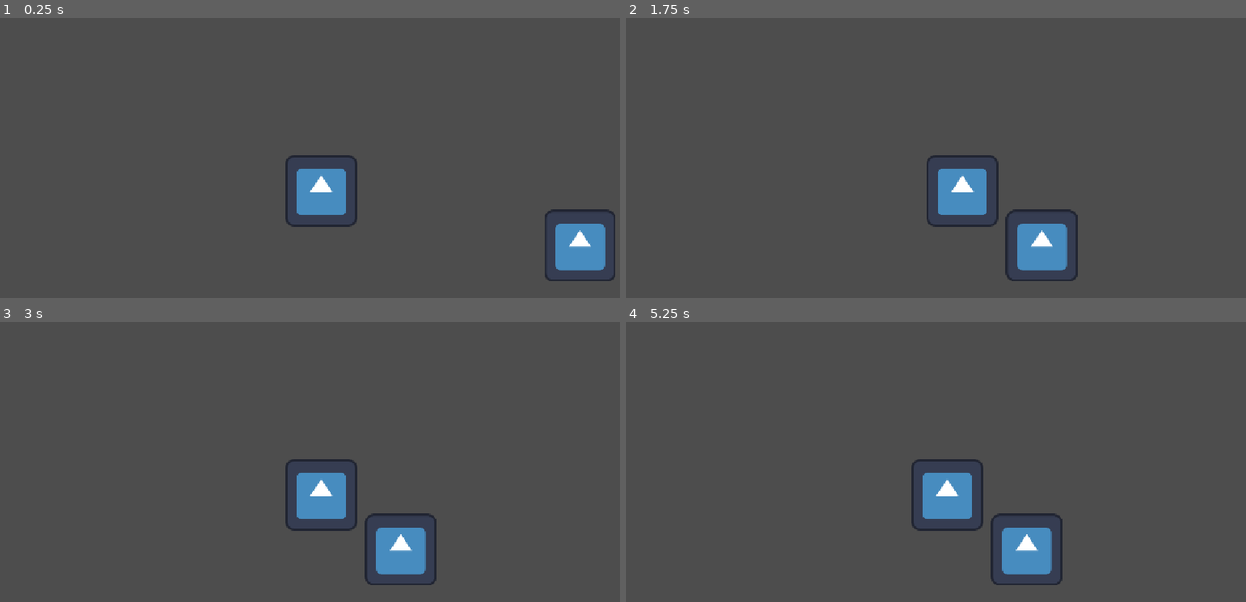
Above: before the commit, frames 1-4 (two rows, left to right).
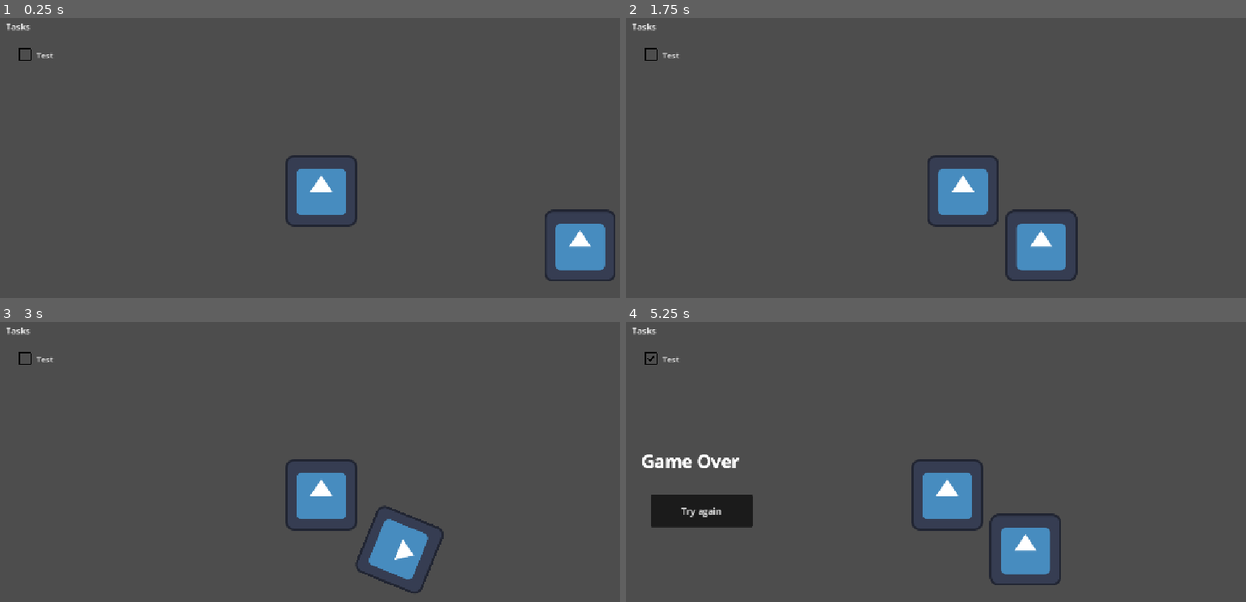
Above: after the commit, the same moments.

Repository: CaueAnjos/Ordinary
Game: Godot game, scene res://scenes/maps/testmap.tscn
The game is run twice, just before and just after one commit, with the same random seed, the same clock (stepped at 60 frames per second) and the same inputs. The engine's default icon, where the game draws it, is replaced by a stand-in: a white triangle on a blue panel in a dark square.
Inputs:
- Up to frame 1 (0.25 s): no input
- Up to frame 2 (1.75 s): tap Enter at 0.5 s; hold E (Interact) 0.53-1.28 s; hold D (MoveRight) from 0.53 s (still down); tap E (Interact) at 1.35 s
- Up to frame 3 (3 s): release D (MoveRight) at 2.03 s; hold E (Interact) 2.03-2.78 s; hold A (MoveLeft) from 2.03 s (still down); tap W (MoveFoward) at 2.1 s; tap E (Interact) at 2.85 s
- Up to frame 4 (5.25 s): release A (MoveLeft) at 3.53 s; hold S (MoveBackward) 3.53-4.28 s; hold E (Interact) 3.53-4.28 s; hold D (MoveRight) from 4.28 s (still down); tap W (MoveFoward) at 4.35 s; tap E (Interact) at 4.55 s; hold E (Interact) from 5.03 s (still down)

The runs differ from the first frame. In frame 1, 0.1% of the frame differs, in the area x 1-9%, y 2-16%; in frame 2, 0.3%; in frame 3, 1.3%; in frame 4, 2.8%, in the area x 1-71%, y 2-94%.

Commit message:
add game over screen, task list, and game manager

Diff:
--- /dev/null
+++ b/src/Ordinary/assets/checkbox-checked-svgrepo-com.svg
@@ -0,0 +1,2 @@
+<?xml version="1.0" encoding="utf-8"?><!-- Uploaded to: SVG Repo, www.svgrepo.com, Generator: SVG Repo Mixer Tools -->
+<svg fill="#000000" width="800px" height="800px" viewBox="0 0 32 32" id="icon" xmlns="http://www.w3.org/2000/svg"><defs><style>.cls-1{fill:none;}</style></defs><title>checkbox--checked</title><path d="M26,4H6A2,2,0,0,0,4,6V26a2,2,0,0,0,2,2H26a2,2,0,0,0,2-2V6A2,2,0,0,0,26,4ZM6,26V6H26V26Z"/><polygon points="14 21.5 9 16.54 10.59 15 14 18.35 21.41 11 23 12.58 14 21.5"/><rect id="_Transparent_Rectangle_" data-name="&lt;Transparent Rectangle&gt;" class="cls-1" width="32" height="32"/></svg>
--- /dev/null
+++ b/src/Ordinary/assets/checkbox-svgrepo-com.svg
@@ -0,0 +1,2 @@
+<?xml version="1.0" encoding="utf-8"?><!-- Uploaded to: SVG Repo, www.svgrepo.com, Generator: SVG Repo Mixer Tools -->
+<svg fill="#000000" width="800px" height="800px" viewBox="0 0 32 32" id="icon" xmlns="http://www.w3.org/2000/svg"><defs><style>.cls-1{fill:none;}</style></defs><title>checkbox</title><path d="M26,4H6A2,2,0,0,0,4,6V26a2,2,0,0,0,2,2H26a2,2,0,0,0,2-2V6A2,2,0,0,0,26,4ZM6,26V6H26V26Z"/><rect id="_Transparent_Rectangle_" data-name="&lt;Transparent Rectangle&gt;" class="cls-1" width="32" height="32"/></svg>
--- a/src/Ordinary/project.godot
+++ b/src/Ordinary/project.godot
@@ -18,6 +18,7 @@
 [autoload]
 
 GameState="*uid://bduaqqfnki8ps"
+GameManager="*uid://c68rks346hk6w"
 
 [display]
 
--- /dev/null
+++ b/src/Ordinary/scenes/GameManager.tscn
@@ -0,0 +1,7 @@
+[gd_scene format=3 uid="uid://c68rks346hk6w"]
+
+[ext_resource type="Script" uid="uid://bil6le7pn73q" path="res://scripts/game_manager.gd" id="1_fxwef"]
+
+[node name="MyGameManager" type="Node" unique_id=1890359083]
+script = ExtResource("1_fxwef")
+metadata/_custom_type_script = "uid://bil6le7pn73q"
--- a/src/Ordinary/scenes/GameState.tscn
+++ b/src/Ordinary/scenes/GameState.tscn
@@ -4,6 +4,10 @@
 
 [node name="GameState" type="Node" unique_id=1226513125]
 script = ExtResource("1_si82d")
+tasks = Dictionary[String, bool]({
+"Test": false
+})
 metadata/_custom_type_script = "uid://bwphehq5askch"
 
 [connection signal="exhaustion_reaches_max" from="." to="." method="_on_exhaustion_reaches_max"]
+[connection signal="win_game" from="." to="." method="_on_win_game"]
--- /dev/null
+++ b/src/Ordinary/scenes/TaskInteractable.tscn
@@ -0,0 +1,80 @@
+[gd_scene format=3 uid="uid://dyepwuw7xcahs"]
+
+[ext_resource type="Script" uid="uid://c416bt6tfeq0w" path="res://scripts/task_interactable.gd" id="1_myo8c"]
+[ext_resource type="Script" uid="uid://d18tdseuxi7lt" path="res://scripts/interactable.gd" id="1_ph6gn"]
+[ext_resource type="Texture2D" uid="uid://d12qp7pbvcmu2" path="res://icon.svg" id="2_atils"]
+
+[sub_resource type="RectangleShape2D" id="RectangleShape2D_mgnd1"]
+size = Vector2(132, 129)
+
+[sub_resource type="RectangleShape2D" id="RectangleShape2D_h4gkr"]
+size = Vector2(242, 229)
+
+[sub_resource type="Animation" id="Animation_efa16"]
+resource_name = "ExecuteTask"
+length = 3.0000000000000004
+tracks/0/type = "value"
+tracks/0/imported = false
+tracks/0/enabled = true
+tracks/0/path = NodePath("StaticBody2D/Sprite2D:rotation")
+tracks/0/interp = 1
+tracks/0/loop_wrap = true
+tracks/0/keys = {
+"times": PackedFloat32Array(0, 3),
+"transitions": PackedFloat32Array(1, 1),
+"update": 0,
+"values": [0.0, 6.2831855]
+}
+
+[sub_resource type="Animation" id="Animation_db2vg"]
+length = 0.001
+tracks/0/type = "value"
+tracks/0/imported = false
+tracks/0/enabled = true
+tracks/0/path = NodePath("StaticBody2D/Sprite2D:rotation")
+tracks/0/interp = 1
+tracks/0/loop_wrap = true
+tracks/0/keys = {
+"times": PackedFloat32Array(0),
+"transitions": PackedFloat32Array(1),
+"update": 0,
+"values": [0.0]
+}
+
+[sub_resource type="AnimationLibrary" id="AnimationLibrary_db2vg"]
+_data = {
+&"ExecuteTask": SubResource("Animation_efa16"),
+&"RESET": SubResource("Animation_db2vg")
+}
+
+[node name="TaskInteractable" type="Node2D" unique_id=1891914535 node_paths=PackedStringArray("animation_player")]
+script = ExtResource("1_myo8c")
+task = "Test"
+animation_player = NodePath("AnimationPlayer")
+
+[node name="StaticBody2D" type="StaticBody2D" parent="." unique_id=773538662]
+position = Vector2(-1, 0)
+
+[node name="Sprite2D" type="Sprite2D" parent="StaticBody2D" unique_id=988585211]
+position = Vector2(1, 0)
+texture = ExtResource("2_atils")
+
+[node name="CollisionShape2D" type="CollisionShape2D" parent="StaticBody2D" unique_id=2038358200]
+position = Vector2(1, -0.5)
+shape = SubResource("RectangleShape2D_mgnd1")
+
+[node name="Interactable" type="Node" parent="." unique_id=891703686 node_paths=PackedStringArray("interactable_area")]
+script = ExtResource("1_ph6gn")
+interactable_area = NodePath("../InteractionZone")
+metadata/_custom_type_script = "uid://d18tdseuxi7lt"
+
+[node name="InteractionZone" type="Area2D" parent="." unique_id=800398414]
+
+[node name="CollisionShape2D" type="CollisionShape2D" parent="InteractionZone" unique_id=2083447576]
+position = Vector2(-1, 0)
+shape = SubResource("RectangleShape2D_h4gkr")
+
+[node name="AnimationPlayer" type="AnimationPlayer" parent="." unique_id=195210163]
+libraries/ = SubResource("AnimationLibrary_db2vg")
+
+[connection signal="interacted" from="Interactable" to="." method="_on_interactable_interacted"]
--- /dev/null
+++ b/src/Ordinary/scenes/UI/game_overUI.tscn
@@ -0,0 +1,46 @@
+[gd_scene format=3 uid="uid://c1p34jq5j30ba"]
+
+[ext_resource type="Script" uid="uid://dgjysiddf45n5" path="res://scripts/game_over_ui.gd" id="1_fdnlv"]
+
+[sub_resource type="LabelSettings" id="LabelSettings_h4gkr"]
+font_size = 32
+
+[node name="GameOver" type="Control" unique_id=2055946321]
+layout_mode = 3
+anchors_preset = 15
+anchor_right = 1.0
+anchor_bottom = 1.0
+grow_horizontal = 2
+grow_vertical = 2
+script = ExtResource("1_fdnlv")
+
+[node name="Label" type="Label" parent="." unique_id=1184402022]
+layout_mode = 1
+anchors_preset = -1
+anchor_left = 0.504
+anchor_top = 0.47300002
+anchor_right = 0.504
+anchor_bottom = 0.47300002
+offset_left = -136.60803
+offset_top = -40.503998
+offset_right = 123.39197
+offset_bottom = 34.496002
+text = "Game Over"
+label_settings = SubResource("LabelSettings_h4gkr")
+horizontal_alignment = 1
+vertical_alignment = 1
+
+[node name="RetryButton" type="Button" parent="." unique_id=457908873]
+layout_mode = 1
+anchors_preset = -1
+anchor_left = 0.49100003
+anchor_top = 0.5
+anchor_right = 0.49100003
+anchor_bottom = 0.5
+offset_left = -77.63202
+offset_top = 57.0
+offset_right = 104.36798
+offset_bottom = 114.0
+text = "Try again"
+
+[connection signal="pressed" from="RetryButton" to="." method="_on_retry_button_pressed"]
--- /dev/null
+++ b/src/Ordinary/scenes/UI/taskUI.tscn
@@ -0,0 +1,39 @@
+[gd_scene format=3 uid="uid://dakqlthipri6r"]
+
+[ext_resource type="Texture2D" uid="uid://dwmm7knfnd1va" path="res://assets/checkbox-checked-svgrepo-com.svg" id="1_j7vpv"]
+[ext_resource type="Script" uid="uid://dj0vrtxmli8ny" path="res://scripts/task_ui.gd" id="1_l44x1"]
+[ext_resource type="Texture2D" uid="uid://b0g1bnymphfmn" path="res://assets/checkbox-svgrepo-com.svg" id="2_l44x1"]
+
+[sub_resource type="LabelSettings" id="LabelSettings_j7vpv"]
+font_size = 14
+
+[node name="TaskItem" type="Control" unique_id=327646638]
+custom_minimum_size = Vector2(300, 60)
+layout_mode = 3
+offset_right = 300.0
+offset_bottom = 69.0
+grow_horizontal = 2
+grow_vertical = 2
+script = ExtResource("1_l44x1")
+checked_texture = ExtResource("1_j7vpv")
+unchecked_texture = ExtResource("2_l44x1")
+
+[node name="Label" type="Label" parent="." unique_id=1480108654]
+layout_mode = 1
+anchors_preset = -1
+offset_left = 52.0
+offset_top = 28.0
+offset_right = 258.0
+offset_bottom = 63.0
+text = "this is a task"
+label_settings = SubResource("LabelSettings_j7vpv")
+
+[node name="Checkbox" type="TextureRect" parent="." unique_id=2019017603]
+layout_mode = 1
+anchors_preset = -1
+offset_left = 16.0
+offset_top = 22.0
+offset_right = 46.0
+offset_bottom = 52.0
+texture = ExtResource("2_l44x1")
+expand_mode = 1
--- /dev/null
+++ b/src/Ordinary/scenes/UI/tasksUI.tscn
@@ -0,0 +1,24 @@
+[gd_scene format=3 uid="uid://ianp3cg0np3w"]
+
+[ext_resource type="Script" uid="uid://ckinnv8jepm0j" path="res://scripts/tasks_ui.gd" id="1_7p0h3"]
+
+[node name="TasksList" type="Control" unique_id=1070871434 node_paths=PackedStringArray("tasks_container")]
+layout_mode = 3
+anchors_preset = 0
+script = ExtResource("1_7p0h3")
+tasks_container = NodePath("TasksContainer")
+
+[node name="Label" type="Label" parent="." unique_id=947255906]
+layout_mode = 0
+offset_left = 1.0
+offset_top = 1.0
+offset_right = 136.0
+offset_bottom = 24.0
+text = "Tasks"
+
+[node name="TasksContainer" type="VBoxContainer" parent="." unique_id=1511232433]
+layout_mode = 0
+offset_left = 4.0
+offset_top = 26.0
+offset_right = 304.0
+offset_bottom = 475.0
--- a/src/Ordinary/scenes/maps/testmap.tscn
+++ b/src/Ordinary/scenes/maps/testmap.tscn
@@ -1,7 +1,8 @@
 [gd_scene format=3 uid="uid://bovs5i1j6fkiw"]
 
 [ext_resource type="PackedScene" uid="uid://d1h8ctuv6ox3a" path="res://scenes/Player.tscn" id="1_j8icx"]
-[ext_resource type="PackedScene" uid="uid://dyepwuw7xcahs" path="res://scenes/testinteractable.tscn" id="2_fcinl"]
+[ext_resource type="PackedScene" uid="uid://dyepwuw7xcahs" path="res://scenes/TaskInteractable.tscn" id="2_fcinl"]
+[ext_resource type="PackedScene" uid="uid://ianp3cg0np3w" path="res://scenes/UI/tasksUI.tscn" id="3_mgnd1"]
 
 [node name="Node2D" type="Node2D" unique_id=317377056]
 
@@ -15,3 +16,11 @@
 
 [node name="Interactable1" parent="." unique_id=1891914535 instance=ExtResource("2_fcinl")]
 position = Vector2(590, 155)
+
+[node name="CanvasLayer" type="CanvasLayer" parent="." unique_id=876166243]
+
+[node name="TasksList" parent="CanvasLayer" unique_id=1070871434 instance=ExtResource("3_mgnd1")]
+offset_left = 15.0
+offset_top = 17.0
+offset_right = 15.0
+offset_bottom = 17.0
--- a/src/Ordinary/scenes/testinteractable.tscn
+++ /dev/null
@@ -1,37 +0,0 @@
-[gd_scene format=3 uid="uid://dyepwuw7xcahs"]
-
-[ext_resource type="Script" uid="uid://c416bt6tfeq0w" path="res://scripts/testinteractable.gd" id="1_myo8c"]
-[ext_resource type="Script" uid="uid://d18tdseuxi7lt" path="res://scripts/interactable.gd" id="1_ph6gn"]
-[ext_resource type="Texture2D" uid="uid://d12qp7pbvcmu2" path="res://icon.svg" id="2_atils"]
-
-[sub_resource type="CircleShape2D" id="CircleShape2D_h4gkr"]
-radius = 71.11259
-
-[sub_resource type="RectangleShape2D" id="RectangleShape2D_h4gkr"]
-size = Vector2(242, 229)
-
-[node name="Node2D" type="Node2D" unique_id=1891914535]
-script = ExtResource("1_myo8c")
-
-[node name="StaticBody2D" type="StaticBody2D" parent="." unique_id=773538662]
-position = Vector2(-1, 0)
-
-[node name="Sprite2D" type="Sprite2D" parent="StaticBody2D" unique_id=988585211]
-position = Vector2(1, 0)
-texture = ExtResource("2_atils")
-
-[node name="CollisionShape2D" type="CollisionShape2D" parent="StaticBody2D" unique_id=2038358200]
-shape = SubResource("CircleShape2D_h4gkr")
-
-[node name="Interactable" type="Node" parent="." unique_id=891703686 node_paths=PackedStringArray("interactable_area")]
-script = ExtResource("1_ph6gn")
-interactable_area = NodePath("../InteractionZone")
-metadata/_custom_type_script = "uid://d18tdseuxi7lt"
-
-[node name="InteractionZone" type="Area2D" parent="." unique_id=800398414]
-
-[node name="CollisionShape2D" type="CollisionShape2D" parent="InteractionZone" unique_id=2083447576]
-position = Vector2(-1, 0)
-shape = SubResource("RectangleShape2D_h4gkr")
-
-[connection signal="interacted" from="Interactable" to="." method="_on_interactable_interacted"]
--- /dev/null
+++ b/src/Ordinary/scripts/game_manager.gd
@@ -0,0 +1,18 @@
+extends Node
+class_name MyGameManager
+
+const GAME_OVER_SCENE = preload("res://scenes/UI/game_overUI.tscn")
+
+func _ready() -> void:
+	GameState.exhaustion_reaches_max.connect(game_over)
+	GameState.completed_all_tasks.connect(game_win)
+
+func game_over() -> void:
+	var game_over_screen = GAME_OVER_SCENE.instantiate()
+	get_tree().current_scene.add_child(game_over_screen)
+
+func game_win() -> void:
+	pass
+
+func restart_game() -> void:
+	get_tree().reload_current_scene()
--- /dev/null
+++ b/src/Ordinary/scripts/game_over_ui.gd
@@ -0,0 +1,4 @@
+extends Control
+
+func _on_retry_button_pressed() -> void:
+	GameManager.restart_game()
--- a/src/Ordinary/scripts/game_state.gd
+++ b/src/Ordinary/scripts/game_state.gd
@@ -11,7 +11,25 @@
 var player_position := Vector2.ZERO
 
 signal exhaustion_reaches_max
+signal completed_task(String)
+signal completed_all_tasks
+
+@export var tasks: Dictionary[String, bool]
+var completed_tasks_num := 0
 
 
-func _on_exhaustion_reaches_max() -> void:
-	print("Game over! You are Exhausted")
+func complete_task(task: String) -> void:
+	tasks[task] = true
+	completed_tasks_num += 1
+	completed_task.emit(task)
+	if completed_tasks_num >= tasks.size():
+		completed_all_tasks.emit()
+
+
+func restart_game_state() -> void:
+	player_position = Vector2.ZERO
+	completed_tasks_num = 0
+	exhaustion_level = 0
+
+	for task in tasks:
+		tasks[task] = false
--- /dev/null
+++ b/src/Ordinary/scripts/task_interactable.gd
@@ -0,0 +1,16 @@
+extends Node2D
+class_name TaskInteractable
+
+@export var task := ""
+@export var animation_player: AnimationPlayer
+@export var exhaustion_cost := 50
+@export var lock_timer := 3.0
+
+func _on_interactable_interacted(player: Player) -> void:
+	player.enable_input(false)
+	animation_player.play("ExecuteTask")
+	await animation_player.animation_finished
+	#await get_tree().create_timer(lock_timer).timeout
+	player.enable_input(true)
+	GameState.exhaustion_level += exhaustion_cost
+	GameState.complete_task(task)
--- /dev/null
+++ b/src/Ordinary/scripts/task_ui.gd
@@ -0,0 +1,18 @@
+extends Control
+class_name TaskItem
+
+@export var checked_texture: Texture2D
+@export var unchecked_texture: Texture2D
+
+@onready var checkbox: TextureRect = $Checkbox
+@onready var label: Label = $Label
+
+var text: String
+var is_checked := false
+
+func _ready() -> void:
+	label.text = text
+
+func mark_as_complete(complete: bool) -> void:
+	is_checked = complete
+	checkbox.texture = checked_texture if is_checked else unchecked_texture
--- /dev/null
+++ b/src/Ordinary/scripts/tasks_ui.gd
@@ -0,0 +1,24 @@
+extends Control
+
+@export var tasks_container: VBoxContainer
+
+var tasks: Dictionary[String, TaskItem]
+const TASK_ITEM_SCENE = preload("res://scenes/UI/taskUI.tscn")
+
+func _ready() -> void:
+	GameState.completed_task.connect(_on_completed_task)
+
+	var labels = GameState.tasks.keys()
+	print(labels)
+	for label in labels:
+		var task = TASK_ITEM_SCENE.instantiate()
+		task.text = label
+		tasks[label] = task
+		tasks_container.add_child(task)
+
+
+func _on_completed_task(task: String):
+	if tasks.has(task):
+		tasks[task].mark_as_complete(true)
+	else:
+		print("For somereason, this task doesn't exists on the UI")
--- a/src/Ordinary/scripts/testinteractable.gd
+++ /dev/null
@@ -1,12 +0,0 @@
-extends Node2D
-
-@export var disable_duration: float = 5.0
-
-func _on_interactable_interacted(player: Player) -> void:
-	print("start interaction ", GameState.exhaustion_level)
-	player.enable_input(false)
-	await get_tree().create_timer(disable_duration).timeout
-	print("You are at: ", GameState.player_position)
-	player.enable_input(true)
-	GameState.exhaustion_level += 50
-	print("end interaction ", GameState.exhaustion_level)
Not shown, added: src/Ordinary/assets/checkbox-checked-svgrepo-com.svg.import
Not shown, added: src/Ordinary/assets/checkbox-svgrepo-com.svg.import
Not shown, added: src/Ordinary/scripts/game_manager.gd.uid
Not shown, added: src/Ordinary/scripts/game_over_ui.gd.uid
Renamed: src/Ordinary/scripts/testinteractable.gd.uid -> src/Ordinary/scripts/task_interactable.gd.uid
Not shown, added: src/Ordinary/scripts/task_ui.gd.uid
Not shown, added: src/Ordinary/scripts/tasks_ui.gd.uid
